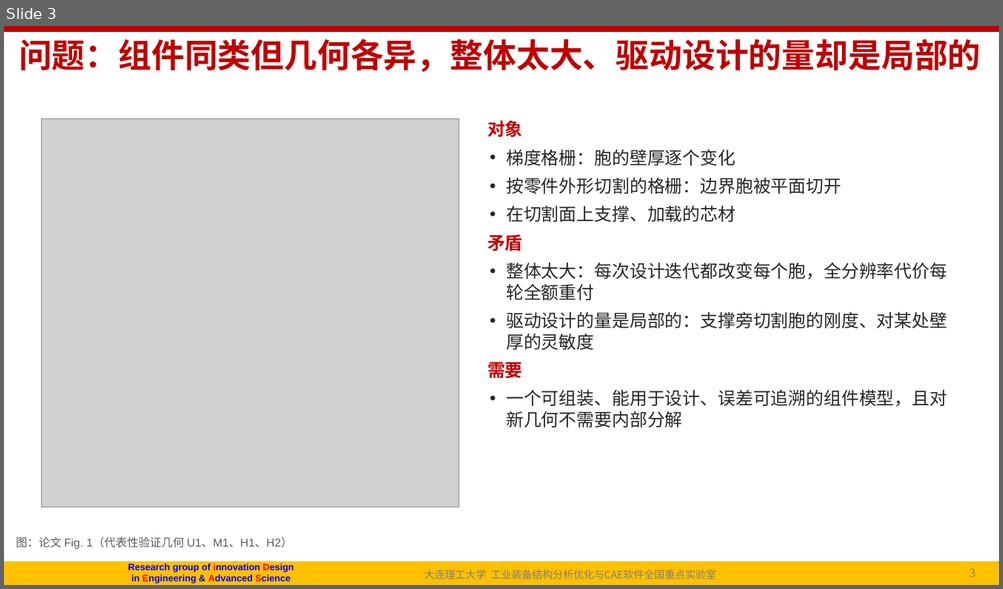
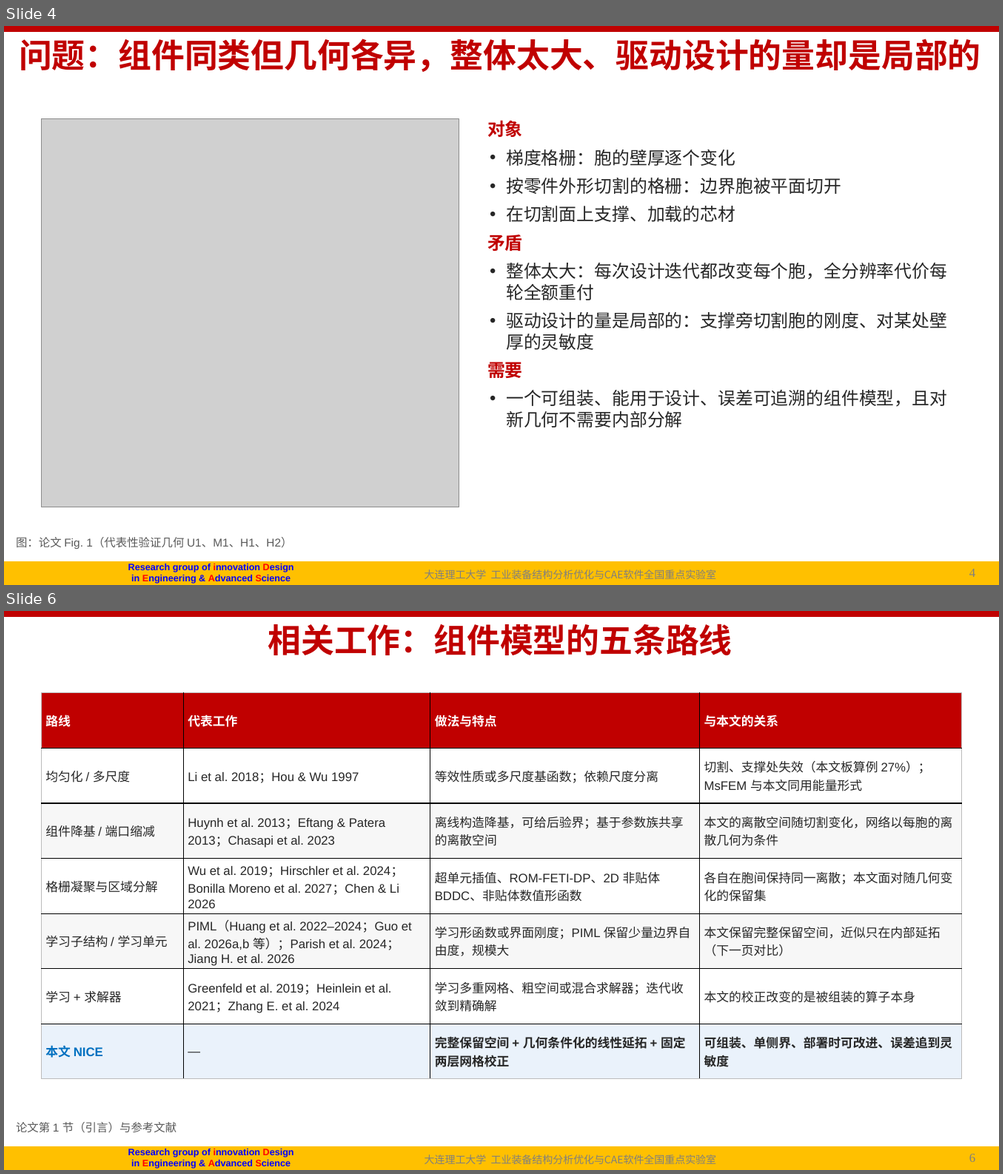
Before and after one commit to fanzhirui1004-source/curly-octo-goggles, a slide deck: docs/followup/talk/P1_NICE_导师汇报_20261003.pptx. Shown one above the other, each under a label of ours: slide 3 before the commit, slides 4 and 6 after it; the slides between them are not shown. The pictures are 1003x589 and 1003x1174 pixels, drawn with LibreOffice and Linux fonts; fonts in the diff are those of the drawing; grey boxes stand for pictures; background and template pictures are left out. Boxes give left, top, right and bottom in pixels: in the first picture for what was removed or moved away, otherwise in the second. Text is boxed around its words. In the diff, an @@ line names an element or a change of style, - is before the commit and + after.

```diff
--- a/docs/followup/talk/P1_NICE_导师汇报_20261003.pptx
+++ b/docs/followup/talk/P1_NICE_导师汇报_20261003.pptx
@@ slide 6 added at [4,611,999,1170], background #FFFFFF; not listed: 6 template elements that a slide beside it also shows @@
@@ title added at [267,624,731,655], 32 pt, text #C00000, bold @@
+相关工作：组件模型的五条路线
@@ table added at [41,693,962,1079], 7 rows, 4 columns @@
+路线 | 代表工作 | 做法与特点 | 与本文的关系
+均匀化 / 多尺度 | Li et al. 2018；Hou & Wu 1997 | 等效性质或多尺度基函数；依赖尺度分离 | 切割、支撑处失效（本文板算例 27%）；MsFEM 与本文同用能量形式
+组件降基 / 端口缩减 | Huynh et al. 2013；Eftang & Patera 2013；Chasapi et al. 2023 | 离线构造降基，可给后验界；基于参数族共享的离散空间 | 本文的离散空间随切割变化，网络以每胞的离散几何为条件
+格栅凝聚与区域分解 | Wu et al. 2019；Hirschler et al. 2024；Bonilla Moreno et al. 2027；Chen & Li 2026 | 超单元插值、ROM-FETI-DP、2D 非贴体 BDDC、非贴体数值形函数 | 各自在胞间保持同一离散；本文面对随几何变化的保留集
+学习子结构 / 学习单元 | PIML（Huang et al. 2022–2024；Guo et al. 2026a,b 等）；Parish et al. 2024；Jiang H. et al. 2026 | 学习形函数或界面刚度；PIML 保留少量边界自由度，规模大 | 本文保留完整保留空间，近似只在内部延拓（下一页对比）
+学习 + 求解器 | Greenfeld et al. 2019；Heinlein et al. 2021；Zhang E. et al. 2024 | 学习多重网格、粗空间或混合求解器；迭代收敛到精确解 | 本文的校正改变的是被组装的算子本身
+本文 NICE | — | 完整保留空间 + 几何条件化的线性延拓 + 固定两层网格校正 | 可组装、单侧界、部署时可改进、误差追到灵敏度
@@ text added at [16,1122,176,1133], 11 pt, text #595959 @@
+论文第 1 节（引言）与参考文献
@@ what was slide 3 is now slide 4 @@
@@ page number at [965,569,991,577]: text changed @@
-3/30
+4/43
@@ page number at [969,569,975,577]: text changed @@
-3
+4
```
Also in this commit, not shown: 8 slides changed, 19 other slides added, 7 slides removed, 2 other files.
